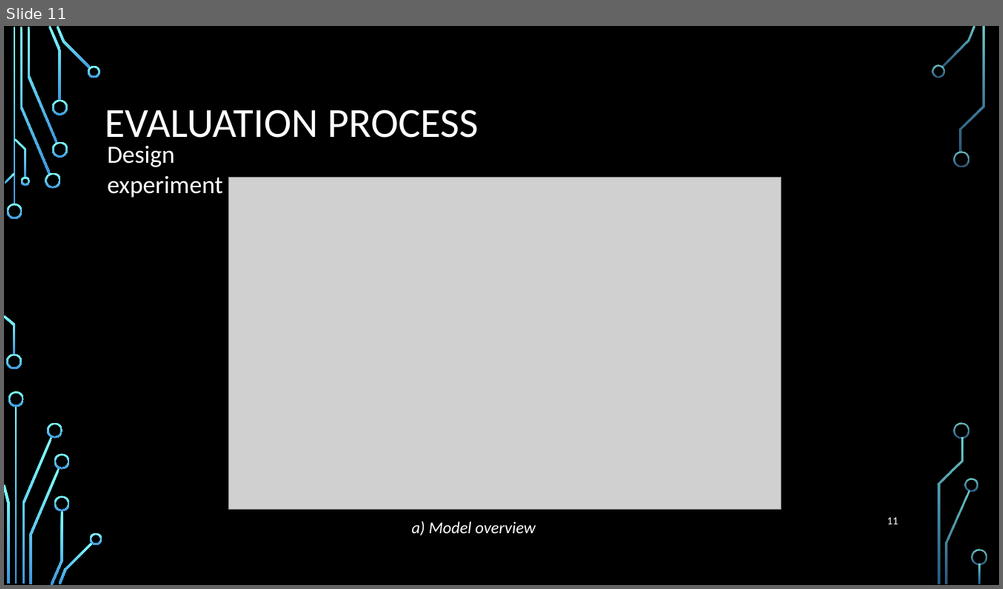
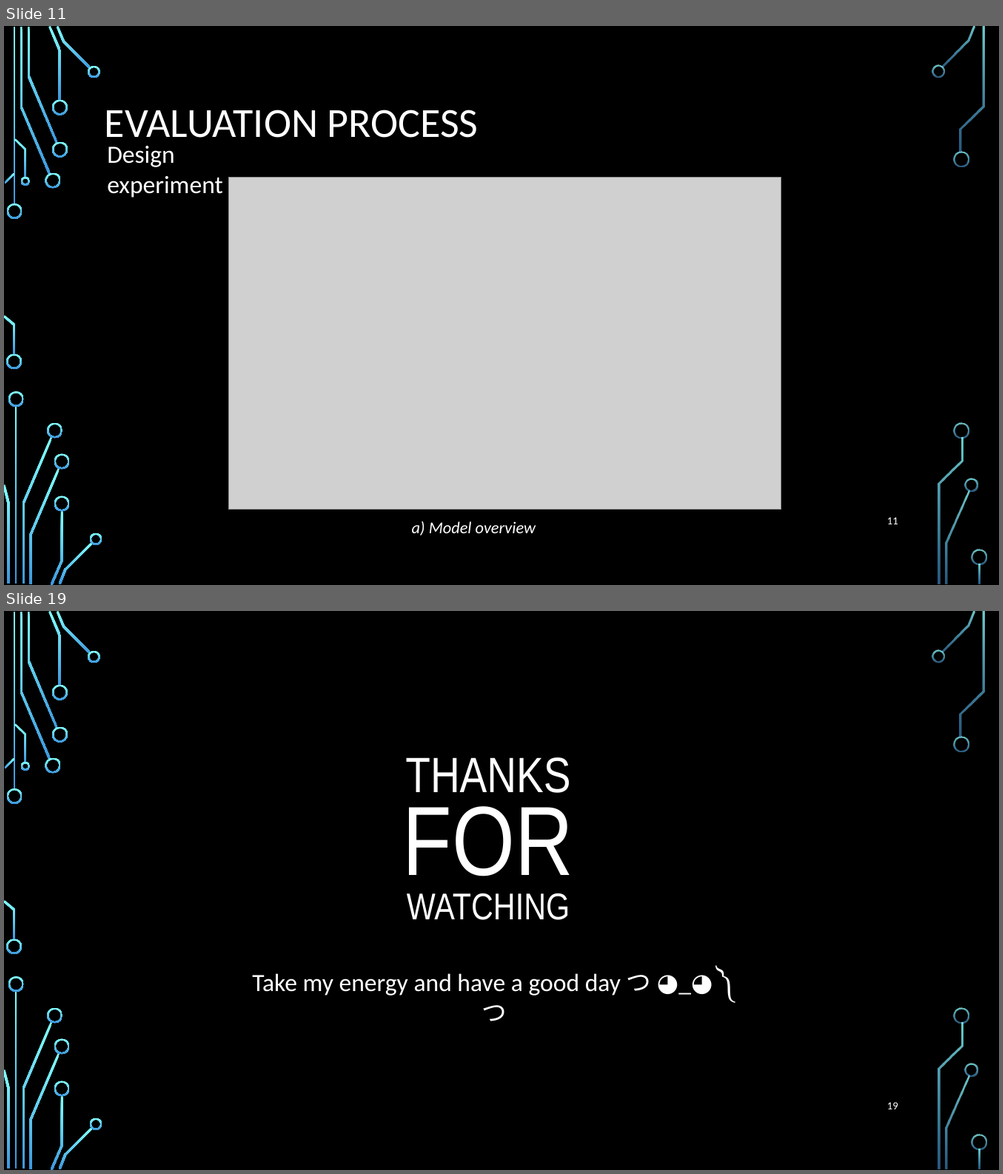
Before and after one commit to phangiaanh/Elevator-Simulation, a slide deck: SYSTEM PERFORMANCE EVALUATion.pptm. Shown one above the other, each under a label of ours: slide 11 before the commit, slides 11 and 19 after it; the slides between them are not shown. The pictures are 1003x589 and 1003x1174 pixels, drawn with LibreOffice and Linux fonts; fonts in the diff are those of the drawing; grey boxes stand for pictures; background and template pictures are left out. Boxes give left, top, right and bottom in pixels: in the first picture for what was removed or moved away, otherwise in the second. Text is boxed around its words. In the diff, an @@ line names an element or a change of style, - is before the commit and + after.

```diff
--- a/SYSTEM PERFORMANCE EVALUATion.pptm
+++ b/SYSTEM PERFORMANCE EVALUATion.pptm
@@ slide 19 added at (4, 611, 999, 1170), background picture (left out); not listed: 36 template elements that a slide beside it also shows @@
@@ text added at (405, 758, 570, 793), 48 pt, text #FFFFFF @@
+THANKS
@@ text added at (403, 806, 573, 877), 95 pt, text #FFFFFF @@
+FOR
@@ text added at (407, 893, 569, 920), 36 pt, text #FFFFFF @@
+WATCHING
@@ text added at (252, 974, 652, 996), 24 pt, text #FFFFFF @@
+Take my energy and have a good day つ ◕_◕ ༽つ
@@ page number added at (887, 1102, 898, 1110), 10.5 pt, text #FFFFFF @@
+19
```
Also in this commit, not shown: 3 slides changed, 4 other slides added, 1 slide removed.
